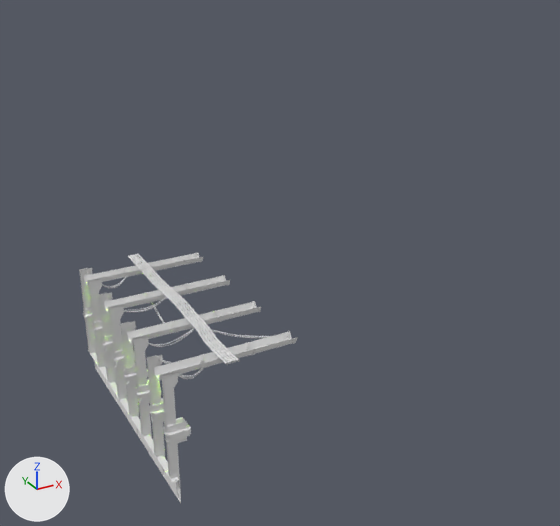
The FBX model Assets/Scenes/Level/Ian/Model/Lab/MiniLab.fbx, before and after one commit.
Before and after are seen from a 50 mm lens placed at (-37.2, -78.9, 72.1), pointed at (28.3, 40.2, 12.5). Every picture has the same lights, and +X, +Y and +Z are marked at lower left. The first picture is the older version. Where no turn or scale is listed for an object, it has been applied to the vertices. Vertices at exactly the same position are counted once.

In view in the first picture: 'Door.004', 'GeoCables', 'Roof_Cable', 'Roof_Ligths'.
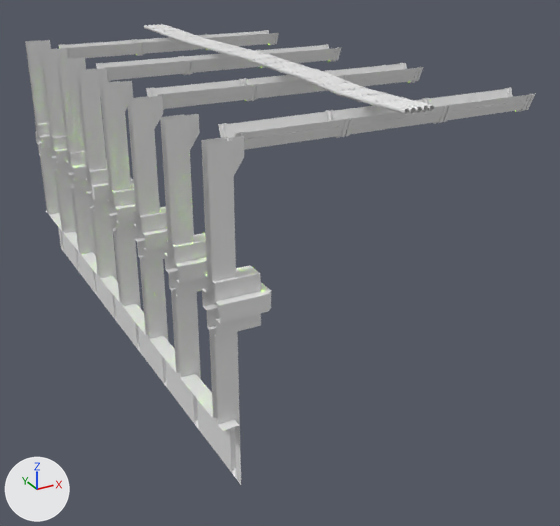
Where the newer file only moved an object's origin or applied its transform, the numbers keep the older frame.

Changed parts and their boxes (x1, y1, x2, y2) in the pictures (560 x 526 px):
'Door.004', moved, rescaled (119% wider, 89% taller)
    before: (79, 268, 191, 503)
    after: (25, 40, 271, 484)
'Roof_Ligths', moved, rescaled (122% wider, 6% shorter)
    before: (84, 252, 298, 380)
    after: (59, 30, 536, 150)
'Roof_Cable', moved, rescaled (158% wider, 19% shorter)
    before: (128, 253, 240, 365)
    after: (144, 24, 435, 115)
'GeoCables', deleted
    before: (86, 271, 288, 379)

What the commit changed:
me_cube_012 is used by ob_roof_ligths; location (0.0, 3.0, 19.9).
me_cube_012 had 4016 vertices, 3764 faces and spanned x -10.0..10.0, y -1.1..33.2, z -1.2..0.0.
me_cube_012 now has 4016 vertices, 3764 faces and spans x 3.0..53.0, y 2.3..87.9, z 25.5..28.6.
me_cube_012 part 1: the whole mesh is scaled about its middle by 2.5, then moved by (28.0, 29.1, 27.6).
me_cube_009 is used by ob_door_004; location (-9.0, 1.0, 0.0).
me_cube_009 had 1296 vertices, 1023 faces and spanned x -1.0..2.1, y -1.1..38.5, z 0.5..20.0.
me_cube_009 now has 1296 vertices, 1023 faces and spans x 6.5..14.1, y -1.3..97.7, z 0.0..48.8.
me_cube_009 part 2: the whole mesh is scaled about its middle by 2.5, then moved by (9.8, 29.5, 14.2).
me_cylinder_007 is used by ob_roof_cable; location (-1.0, 40.7, 19.8).
me_cylinder_007 had 67200 vertices, 52800 faces and spanned x -0.7..2.0, y -40.2..0.0, z -0.3..0.2.
me_cylinder_007 now has 67200 vertices, 52800 faces and spans x 25.1..31.7, y -40.5..60.0, z 29.2..30.4.
me_cylinder_007 part 3: the whole mesh is scaled about its middle by 2.5, then moved by (27.8, 29.9, 29.9).
Object 'GeoCables' (ob_geocables) is deleted.
